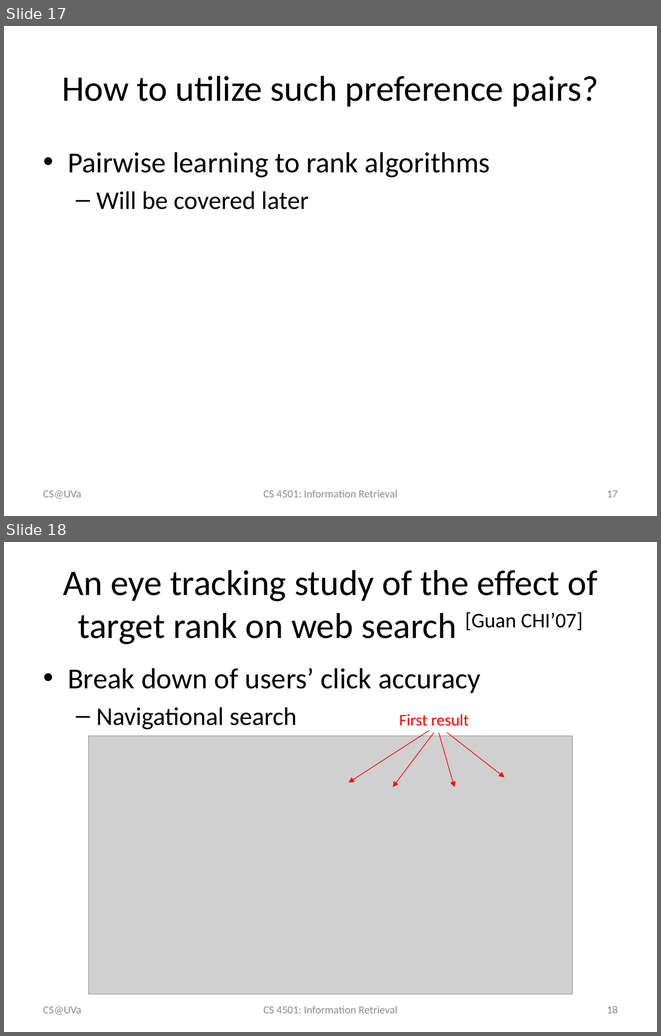
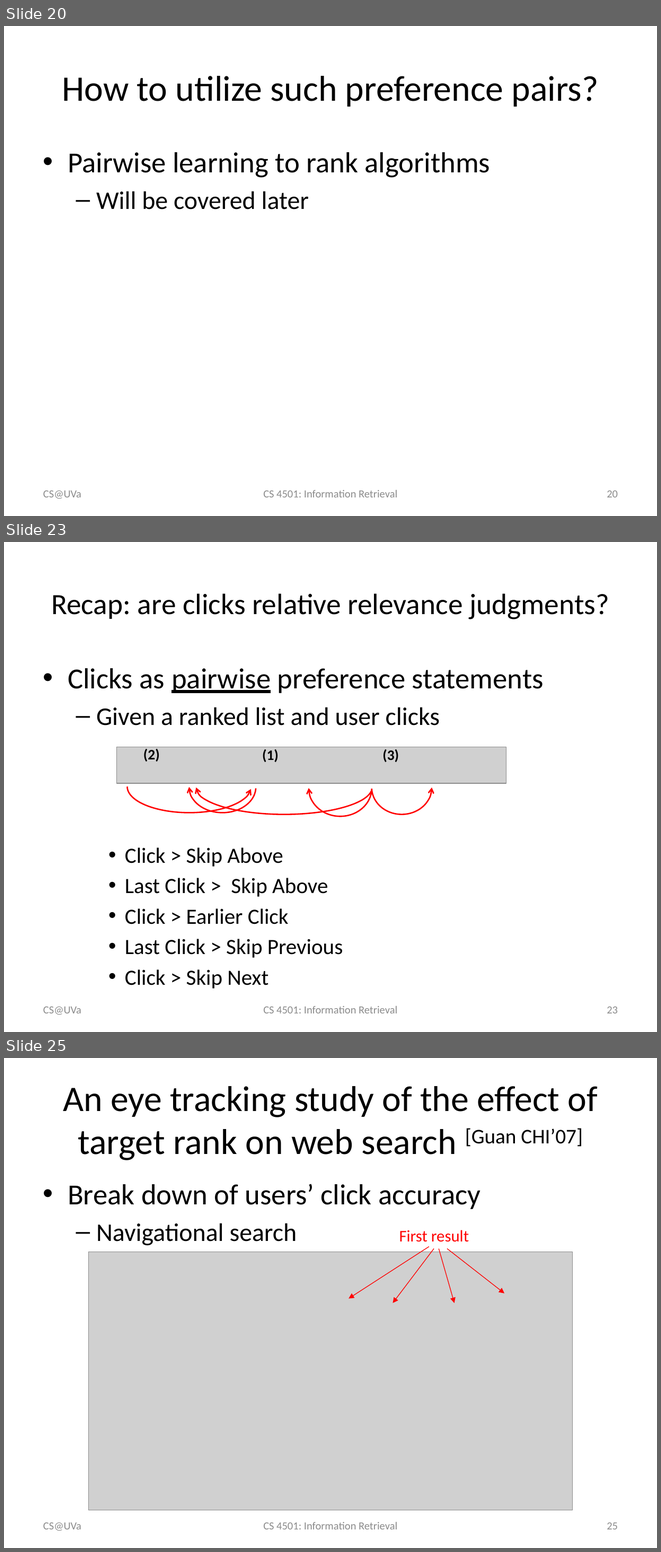
Before and after one commit to wang296/IR2015, a slide deck: docs/Implicit User Feedback.pptx. Shown one above the other, each under a label of ours: slides 17 and 18 before the commit, slides 20, 23 and 25 after it; the slides between them are not shown. The pictures are 661x1036 and 661x1552 pixels, drawn with LibreOffice and Linux fonts; fonts in the diff are those of the drawing; grey boxes stand for pictures. Boxes give left, top, right and bottom in pixels: in the first picture for what was removed or moved away, otherwise in the second. Text is boxed around its words. In the diff, an @@ line names an element or a change of style, - is before the commit and + after.

```diff
--- a/docs/Implicit User Feedback.pptx
+++ b/docs/Implicit User Feedback.pptx
@@ slide 23 added at [4, 542, 657, 1032], background #FFFFFF @@
@@ title added at [51, 593, 609, 619], 32.4 pt, text #000000 @@
+Recap: are clicks relative relevance judgments?
@@ text added at [68, 668, 544, 988], 24 pt, text #000000 @@
+• Clicks as pairwise preference statements
+  – Given a ranked list and user clicks
+    • Click > Skip Above
+    • Last Click > Skip Above
+    • Click > Earlier Click
+    • Last Click > Skip Previous
+    • Click > Skip Next
@@ picture added at [117, 747, 507, 783] @@
@@ arc (boxed as its full ellipse) added at [127, 761, 252, 813], outline #FF0000 1.5 pt @@
@@ text added at [143, 749, 160, 761], 16 pt, text #000000, bold @@
+(2)
@@ arc (boxed as its full ellipse) added at [189, 761, 255, 813], outline #FF0000 1.5 pt @@
@@ arc (boxed as its full ellipse) added at [196, 761, 372, 814], outline #FF0000 1.5 pt @@
@@ text added at [262, 749, 279, 762], 16 pt, text #000000, bold @@
+(1)
@@ arc (boxed as its full ellipse) added at [309, 759, 372, 816], outline #FF0000 1.5 pt @@
@@ arc (boxed as its full ellipse) added at [372, 761, 432, 814], outline #FF0000 1.5 pt @@
@@ text added at [382, 749, 399, 762], 16 pt, text #000000, bold @@
+(3)
@@ text added at [43, 1006, 81, 1014], 12 pt, text #8C8C8C @@
+CS@UVa
@@ text added at [263, 1006, 397, 1013], 12 pt, text #8C8C8C @@
+CS 4501: Information Retrieval
@@ page number added at [607, 1006, 618, 1013], 12 pt, text #8C8C8C @@
+23
@@ what was slide 17 is now slide 20 @@
@@ page number at [607, 490, 618, 497]: text changed @@
-17
+20
@@ what was slide 18 is now slide 25 @@
@@ page number at [607, 1522, 618, 1529]: text changed @@
-18
+25
```
Also in this commit, not shown: 1 slide changed, 7 other slides added, 5 other files.
